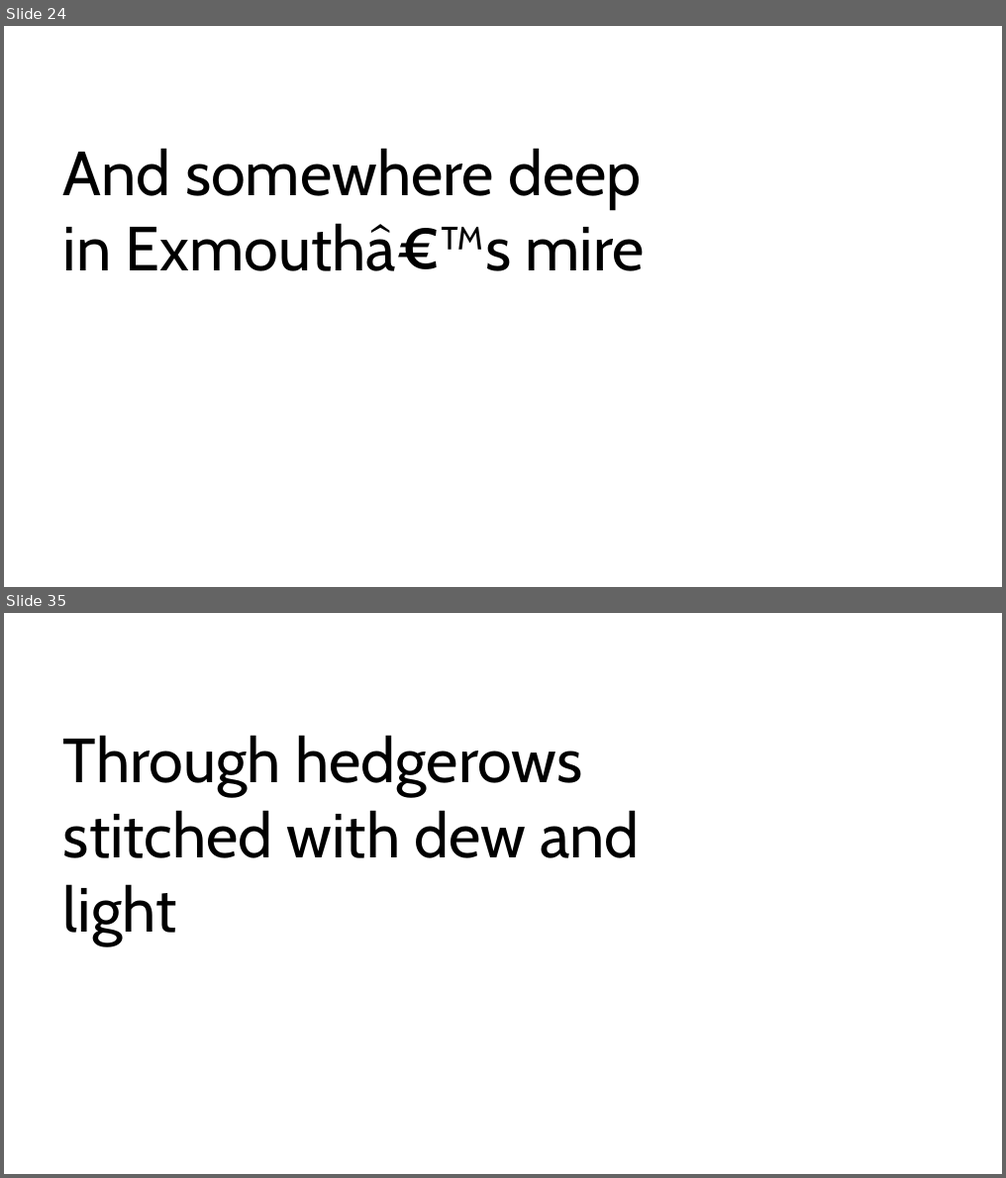
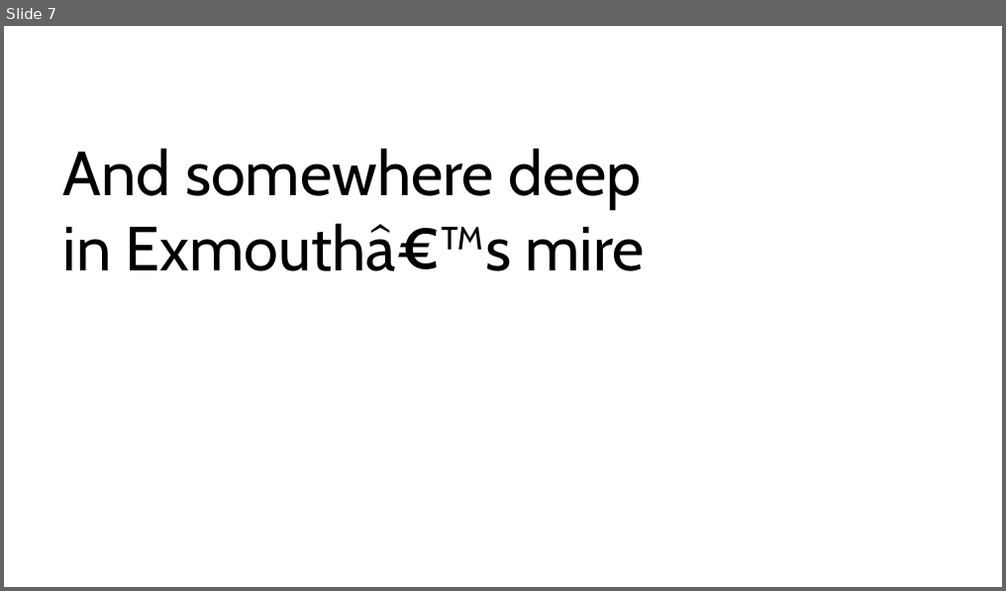
Before and after one commit to aadennis/VbaSandbox, a slide deck: PowerPointVba/PowerPointVba.pptm. Shown one above the other, each under a label of ours: slides 24 and 35 before the commit, slide 7 after it; the slides between them are not shown. The pictures are 1006x1178 and 1006x591 pixels, drawn with LibreOffice and Linux fonts; fonts in the diff are those of the drawing. Boxes give left, top, right and bottom in pixels: in the first picture for what was removed or moved away, otherwise in the second. Text is boxed around its words. In the diff, an @@ line names an element or a change of style, - is before the commit and + after.

```diff
--- a/PowerPointVba/PowerPointVba.pptm
+++ b/PowerPointVba/PowerPointVba.pptm
@@ slide 35 removed at (4,613,1002,1174), background #FFFFFF @@
@@ text removed at (63,735,639,947) @@
-Through hedgerows stitched with dew and light
@@ what was slide 24 is now slide 7 @@
```
Also in this commit, not shown: 32 other slides removed.
